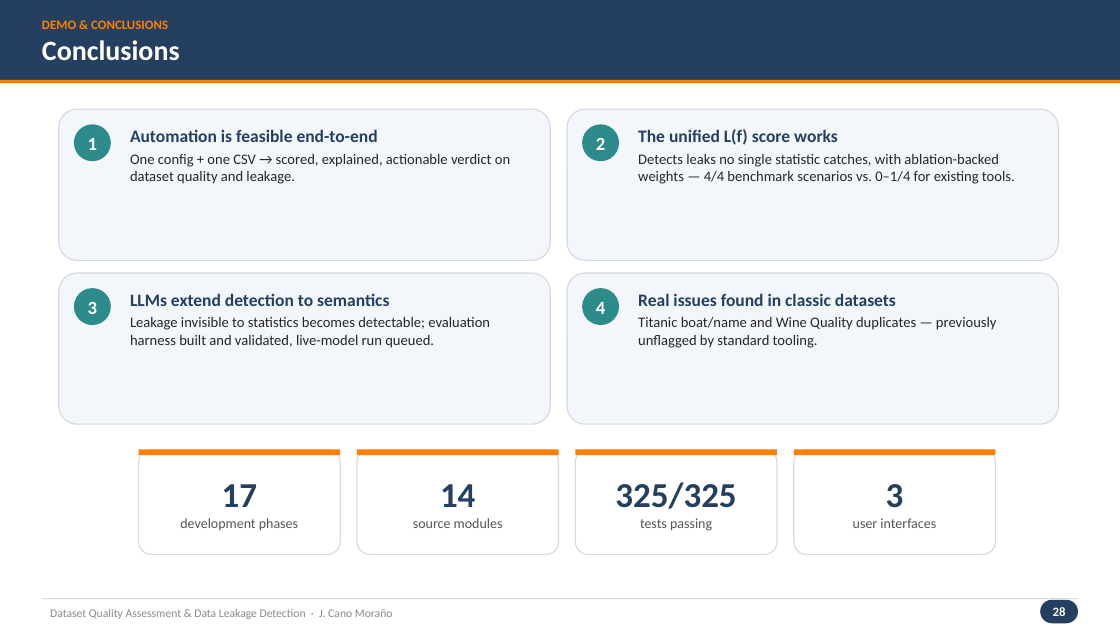
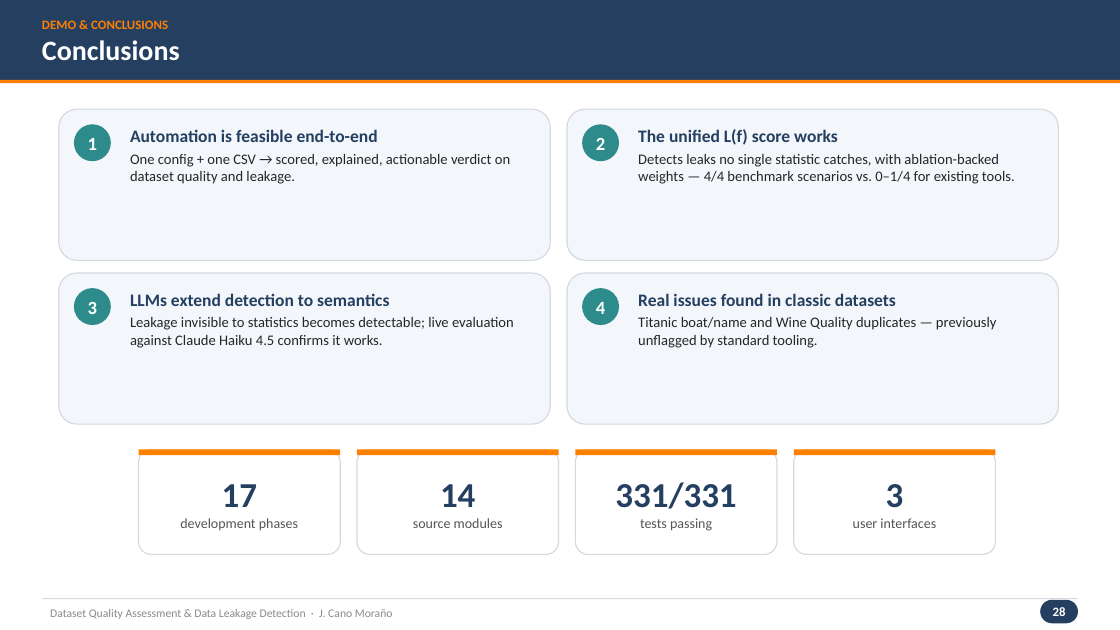
Before and after one commit to jaimecano12/ml-framework, a slide deck: slide 28 of presentation.pptx. Drawn at 1120x630 pixels with LibreOffice and Linux fonts; fonts in the diff are those of the drawing. Boxes give left, top, right and bottom in pixels: in the first picture for what was removed or moved away, otherwise in the second. Text is boxed around its words. In the diff, an @@ line names an element or a change of style, - is before the commit and + after.

```diff
--- a/presentation.pptx
+++ b/presentation.pptx
@@ text at (130, 317, 514, 348): text changed @@
-Leakage invisible to statistics becomes detectable; evaluation harness built and validated, live-model run queued.
+Leakage invisible to statistics becomes detectable; live evaluation against Claude Haiku 4.5 confirms it works.
@@ text in rounded rectangle at (615, 482, 736, 509): text changed @@
-325/325
+331/331
```
Also in this commit, not shown: 3 other slides changed, 1 slide added, 1 slide removed, 7 other files.
